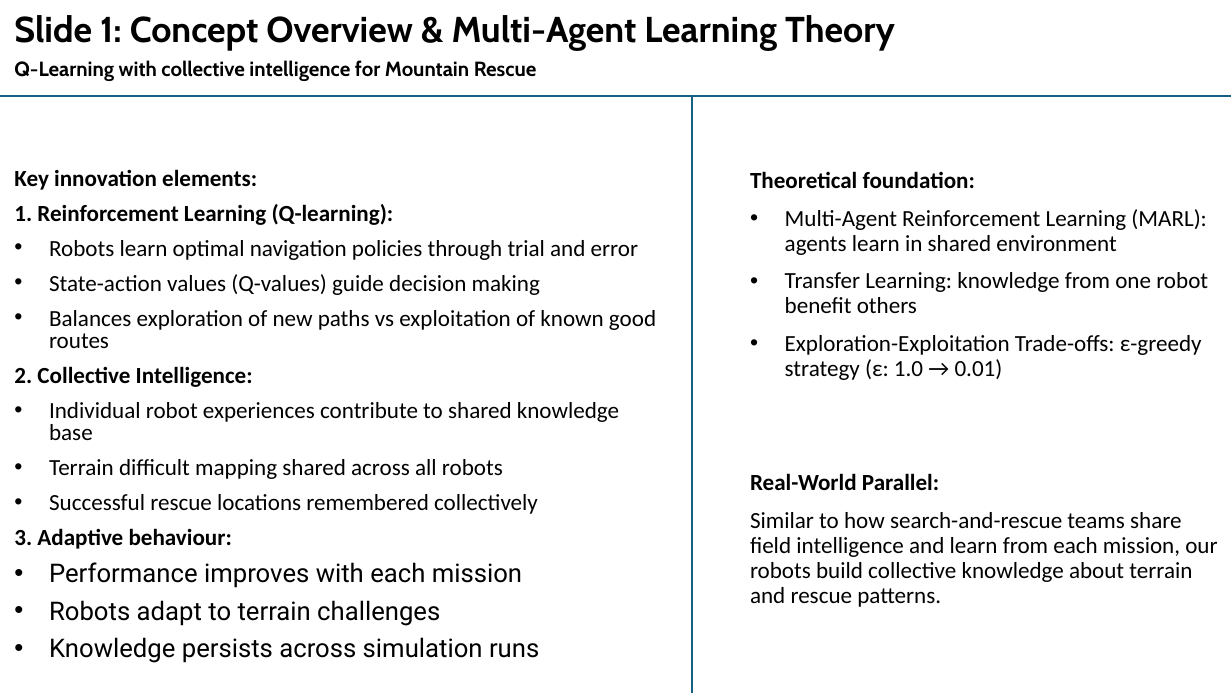
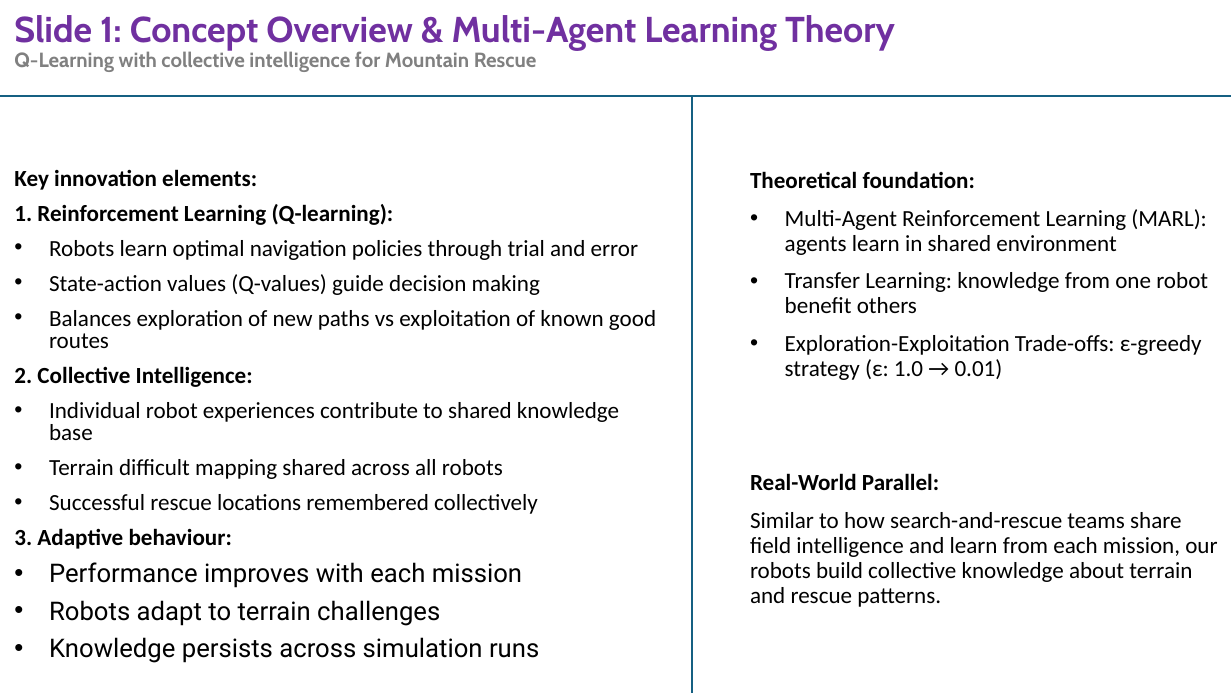
Before and after one commit to czessio/Autonomous-Agents, a slide deck: slide 1 of src/activity4/Novel model consept.pptx. Drawn at 1232x693 pixels with LibreOffice and Linux fonts; fonts in the diff are those of the drawing. Boxes give left, top, right and bottom in pixels: in the first picture for what was removed or moved away, otherwise in the second. Text is boxed around its words. In the diff, an @@ line names an element or a change of style, - is before the commit and + after.

```diff
--- a/src/activity4/Novel model consept.pptx
+++ b/src/activity4/Novel model consept.pptx
@@ title "Slide 1: Concept Overview & ..." at <box>14,15,895,51</box>: text colour #000000 to #7030A0 @@
@@ subtitle "Q-Learning with collective intelligence for ...": place and size @@
-subtitle "Q-Learning with collective intelligence for ..." at <box>14,60,537,81</box>
+subtitle "Q-Learning with collective intelligence for ..." at <box>14,50,537,72</box>
@@ subtitle "Q-Learning with collective intelligence for ..." at <box>14,50,537,72</box>: text colour #000000 to #808080 @@
```
Also in this commit, not shown: 2 other slides changed, 7 other files.
